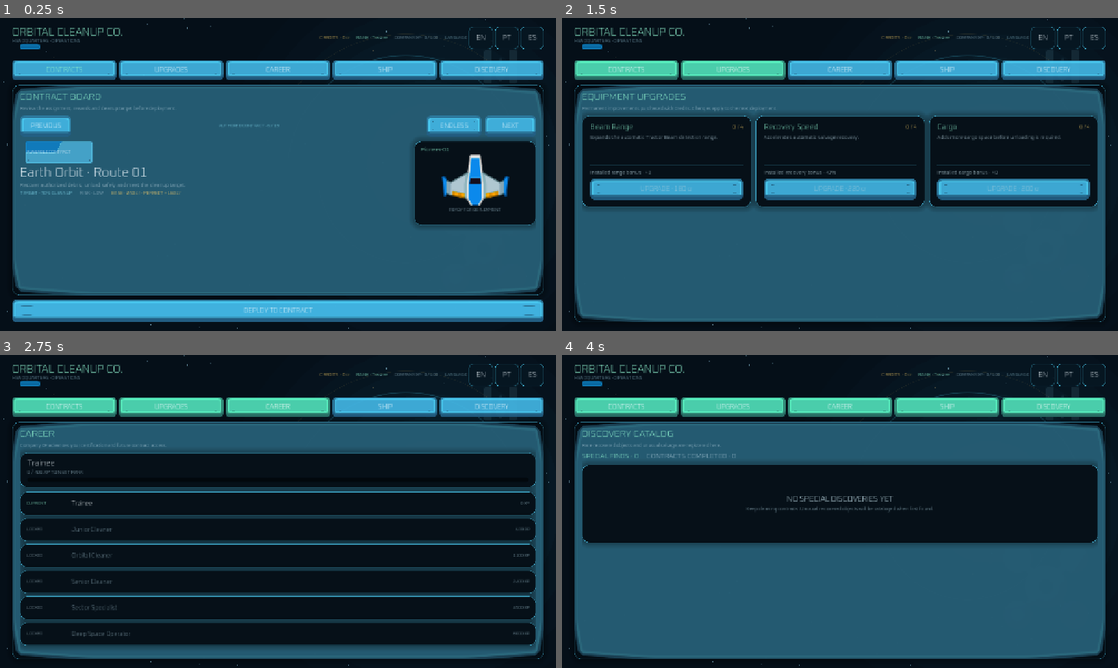
Above: before the commit, frames 1-4 (two rows, left to right).
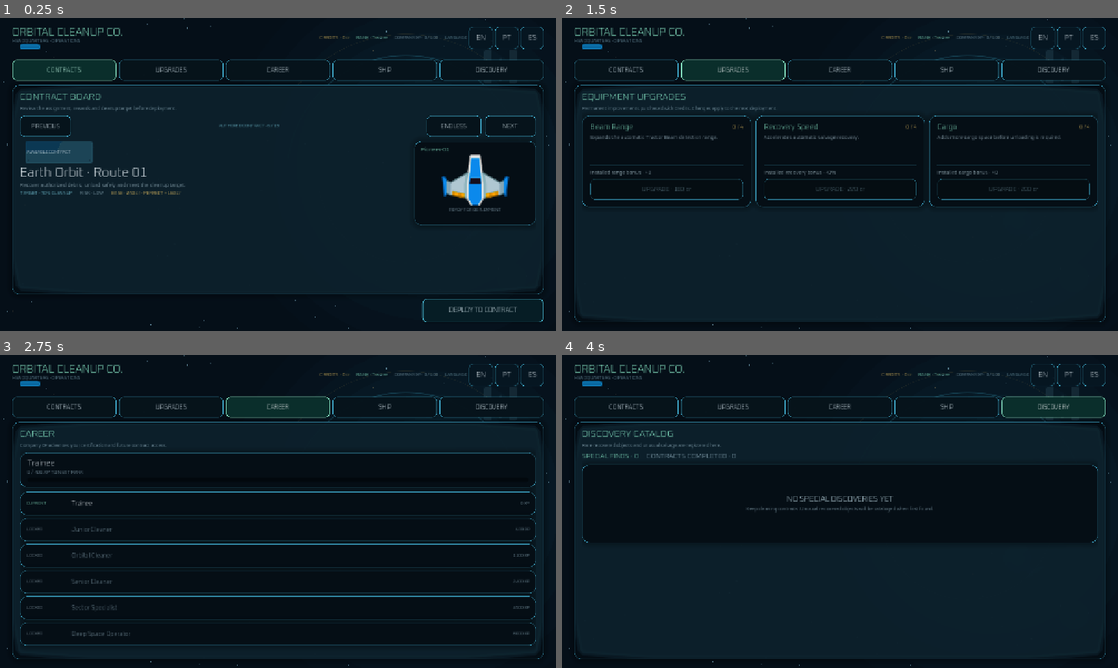
Above: after the commit, the same moments.

Repository: EwertonMendes/Orbital-Cleanup-Co.
Game: Godot game, scene res://src/core/app/app_root.tscn
Same seed, same stepped clock (60 frames per second), same inputs: the game is played once before the commit and once after it.
Inputs:
- Up to frame 1 (0.25 s): no input
- Up to frame 2 (1.5 s): click "CONTRACTS" at 0.5 s; click "UPGRADES" at 1.25 s
- Up to frame 3 (2.75 s): click "CAREER" at 2 s
- Up to frame 4 (4 s): click "SHIP" at 2.75 s; click "DISCOVERY" at 3.5 s

The runs differ from the first frame. In frame 1, 71% of the frame differs, in the area x 2-98%, y 13-98%; in frame 2, 57%; in frame 3, 27%; in frame 4, 55%.

Commit message:
refactor: replace plastic UI chrome with dark OCC components

Diff:
--- a/src/ui/components/occ_chrome_button.gd
+++ b/src/ui/components/occ_chrome_button.gd
@@ -1,33 +1,76 @@
 extends Button
 class_name OccChromeButton
 
-@export var base_tint := Color(0.30, 0.82, 0.98, 0.92)
-@export var hover_tint := Color(0.47, 0.92, 1.00, 1.00)
-@export var pressed_tint := Color(0.34, 0.93, 0.74, 1.00)
-
-@onready var chrome: NinePatchRect = %Chrome
+@export var base_tint := Color(0.27, 0.72, 0.86, 0.58)
+@export var hover_tint := Color(0.43, 0.88, 0.98, 0.92)
+@export var pressed_tint := Color(0.56, 0.95, 0.81, 0.92)
+@export var emphasis := false
 
 func _ready() -> void:
-	assert(chrome != null, "OccChromeButton requires Chrome.")
 	custom_minimum_size.y = maxf(custom_minimum_size.y, 48.0)
 	focus_mode = Control.FOCUS_ALL
 	mouse_default_cursor_shape = Control.CURSOR_POINTING_HAND
+	_apply_visual_system()
 
-	mouse_entered.connect(_refresh_visual)
-	mouse_exited.connect(_refresh_visual)
-	focus_entered.connect(_refresh_visual)
-	focus_exited.connect(_refresh_visual)
-	button_down.connect(_refresh_visual)
-	button_up.connect(_refresh_visual)
+func _apply_visual_system() -> void:
+	add_theme_stylebox_override(
+		"normal",
+		_make_style(
+			Color(0.025, 0.075, 0.105, 0.97) if not emphasis else Color(0.025, 0.115, 0.145, 0.99),
+			base_tint,
+			1 if not emphasis else 2
+		)
+	)
+	add_theme_stylebox_override(
+		"hover",
+		_make_style(Color(0.035, 0.14, 0.18, 0.99), hover_tint, 1 if not emphasis else 2)
+	)
+	add_theme_stylebox_override(
+		"pressed",
+		_make_style(Color(0.04, 0.18, 0.17, 1.0), pressed_tint, 2)
+	)
+	add_theme_stylebox_override(
+		"disabled",
+		_make_style(Color(0.02, 0.055, 0.072, 0.78), Color(base_tint, 0.22), 1)
+	)
+	add_theme_stylebox_override("focus", _make_focus_style())
 
-	_refresh_visual()
+	add_theme_color_override("font_color", Color(0.91, 0.97, 1.0, 1.0))
+	add_theme_color_override("font_hover_color", Color.WHITE)
+	add_theme_color_override("font_pressed_color", Color(0.78, 1.0, 0.91, 1.0))
+	add_theme_color_override("font_disabled_color", Color(0.48, 0.61, 0.67, 0.78))
+	add_theme_font_size_override("font_size", 14 if not emphasis else 15)
 
-func _refresh_visual() -> void:
-	if not is_node_ready():
-		return
-	if button_pressed:
-		chrome.modulate = pressed_tint
-	elif is_hovered() or has_focus():
-		chrome.modulate = hover_tint
-	else:
-		chrome.modulate = base_tint
+func _make_style(background: Color, border: Color, border_width: int) -> StyleBoxFlat:
+	var style := StyleBoxFlat.new()
+	style.bg_color = background
+	style.border_color = border
+	style.border_width_left = border_width
+	style.border_width_top = 1
+	style.border_width_right = border_width
+	style.border_width_bottom = 1
+	style.corner_radius_top_left = 10
+	style.corner_radius_top_right = 10
+	style.corner_radius_bottom_right = 10
+	style.corner_radius_bottom_left = 10
+	style.content_margin_left = 16.0
+	style.content_margin_top = 10.0
+	style.content_margin_right = 16.0
+	style.content_margin_bottom = 10.0
+	style.shadow_color = Color(0.0, 0.0, 0.0, 0.20)
+	style.shadow_size = 5 if emphasis else 3
+	return style
+
+func _make_focus_style() -> StyleBoxFlat:
+	var style := StyleBoxFlat.new()
+	style.bg_color = Color.TRANSPARENT
+	style.border_color = Color(1.0, 0.82, 0.40, 0.82)
+	style.border_width_left = 2
+	style.border_width_top = 2
+	style.border_width_right = 2
+	style.border_width_bottom = 2
+	style.corner_radius_top_left = 11
+	style.corner_radius_top_right = 11
+	style.corner_radius_bottom_right = 11
+	style.corner_radius_bottom_left = 11
+	return style
--- a/src/ui/components/occ_chrome_button.tscn
+++ b/src/ui/components/occ_chrome_button.tscn
@@ -1,30 +1,7 @@
-[gd_scene load_steps=4 format=3]
+[gd_scene load_steps=2 format=3]
 
 [ext_resource type="Script" path="res://src/ui/components/occ_chrome_button.gd" id="1"]
-[ext_resource type="Texture2D" path="res://assets/third_party/kenney_ui_sci_fi/ui/button_rectangle_depth.png" id="2"]
-
-[sub_resource type="StyleBoxEmpty" id="Empty"]
 
 [node name="OccChromeButton" type="Button"]
 custom_minimum_size = Vector2(176, 50)
-theme_override_styles/normal = SubResource("Empty")
-theme_override_styles/hover = SubResource("Empty")
-theme_override_styles/pressed = SubResource("Empty")
-theme_override_styles/disabled = SubResource("Empty")
 script = ExtResource("1")
-
-[node name="Chrome" type="NinePatchRect" parent="."]
-unique_name_in_owner = true
-show_behind_parent = true
-layout_mode = 1
-anchors_preset = 15
-anchor_right = 1.0
-anchor_bottom = 1.0
-grow_horizontal = 2
-grow_vertical = 2
-mouse_filter = 2
-texture = ExtResource("2")
-patch_margin_left = 14
-patch_margin_top = 12
-patch_margin_right = 14
-patch_margin_bottom = 12
--- a/src/ui/screens/operations/operations_screen.tscn
+++ b/src/ui/screens/operations/operations_screen.tscn
@@ -251,7 +251,7 @@
 anchor_bottom = 1.0
 grow_horizontal = 2
 grow_vertical = 2
-modulate = Color(0.34, 0.82, 0.96, 0.46)
+modulate = Color(0.34, 0.82, 0.96, 0.11)
 
 [node name="ContentMargin" type="MarginContainer" parent="SafeArea/Layout/ContentShell"]
 layout_mode = 1
@@ -347,7 +347,7 @@
 size_flags_horizontal = 0
 
 [node name="PlateArt" type="TextureRect" parent="SafeArea/Layout/ContentShell/ContentMargin/ContentScroll/PanelHost/ContractsPanel/ContractHero/ContractInfo/ContractPlate"]
-modulate = Color(0.36, 0.83, 0.98, 0.76)
+modulate = Color(0.36, 0.83, 0.98, 0.24)
 layout_mode = 1
 anchors_preset = 15
 anchor_right = 1.0
@@ -805,12 +805,14 @@
 [node name="Footer" type="HBoxContainer" parent="SafeArea/Layout"]
 unique_name_in_owner = true
 layout_mode = 2
+alignment = 2
 
 [node name="PrimaryAction" parent="SafeArea/Layout/Footer" instance=ExtResource("4")]
 unique_name_in_owner = true
-custom_minimum_size = Vector2(0, 52)
-layout_mode = 2
-size_flags_horizontal = 3
-base_tint = Color(0.30, 0.82, 0.98, 0.98)
+custom_minimum_size = Vector2(280, 54)
+layout_mode = 2
+base_tint = Color(0.34, 0.86, 0.98, 0.82)
+hover_tint = Color(0.52, 0.94, 1, 0.96)
 pressed_tint = Color(0.56, 0.95, 0.81, 1)
+emphasis = true
 text = "DEPLOY"
Not shown, changed: docs/UI_GUIDELINES.md
